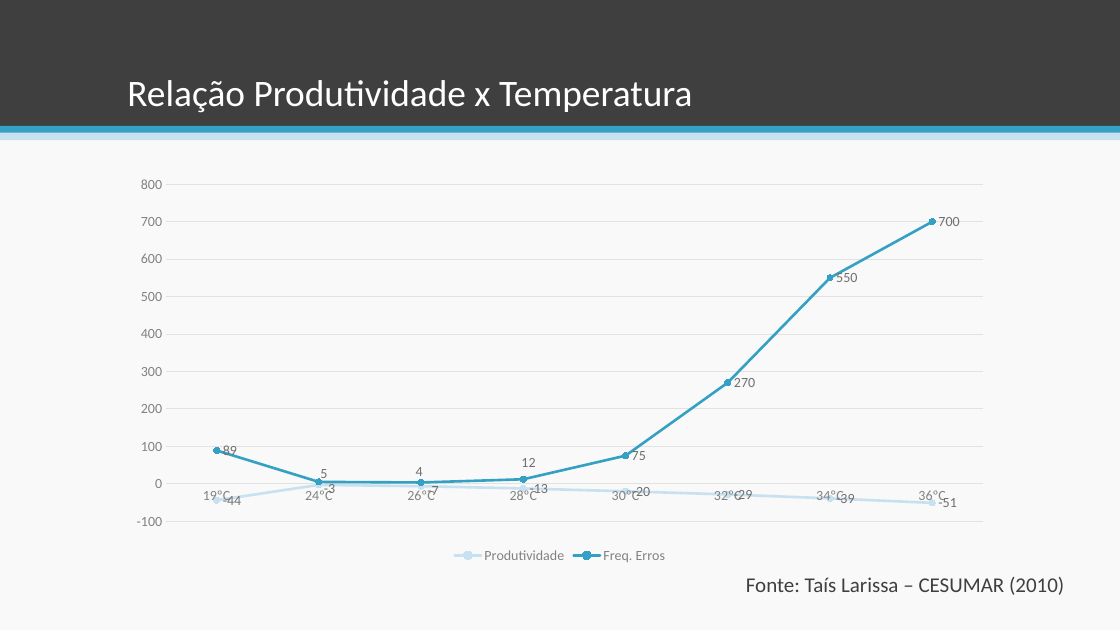
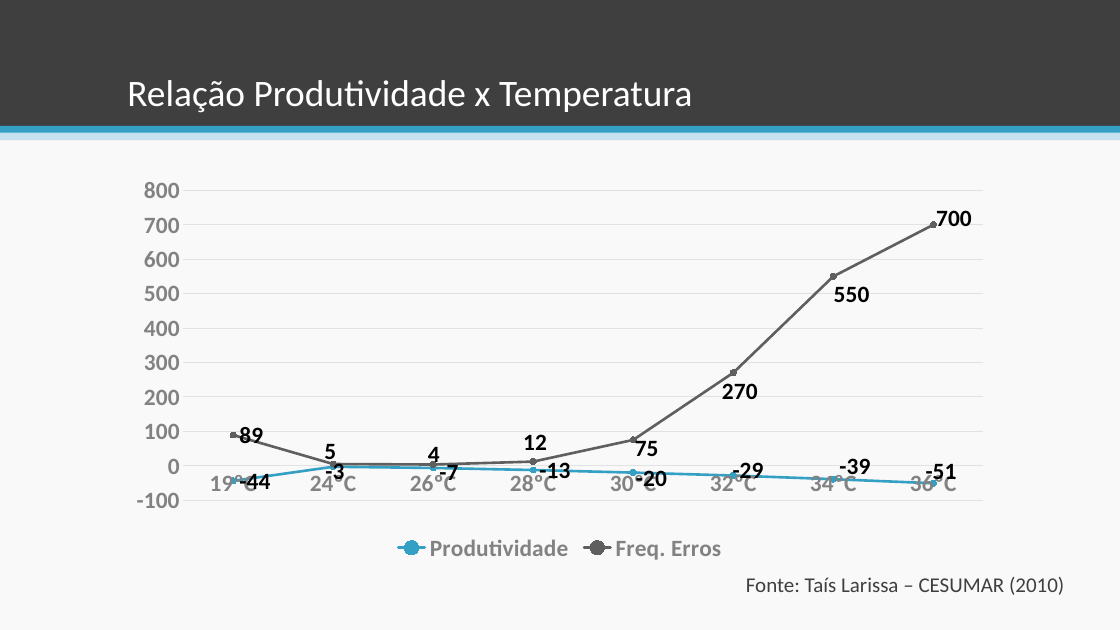
Before and after one commit to esteves-esta/TechHumi, a slide deck: slide 7 of documentacao/PowerPoint.pptx (slide 6 before the commit). Drawn at 1120x630 pixels with LibreOffice and Linux fonts; fonts in the diff are those of the drawing. Boxes give left, top, right and bottom in pixels: in the first picture for what was removed or moved away, otherwise in the second. Text is boxed around its words. In the diff, an @@ line names an element or a change of style, - is before the commit and + after.

```diff
--- a/documentacao/PowerPoint.pptx
+++ b/documentacao/PowerPoint.pptx
@@ line chart at (119,168,1002,567) @@
@@ colour of Produtividade #C7E1F0 to #34A1C4 @@
@@ data labels of Produtividade changed @@
@@ colour of Freq. Erros #34A1C4 to #5F5F5F @@
@@ data labels of Freq. Erros changed @@
@@ legend changed @@
@@ category axis changed @@
@@ value axis changed @@
@@ lettering changed @@
```
Also in this commit, not shown: 4 other slides changed, 8 slides added, 1 slide removed, 3 other files.
